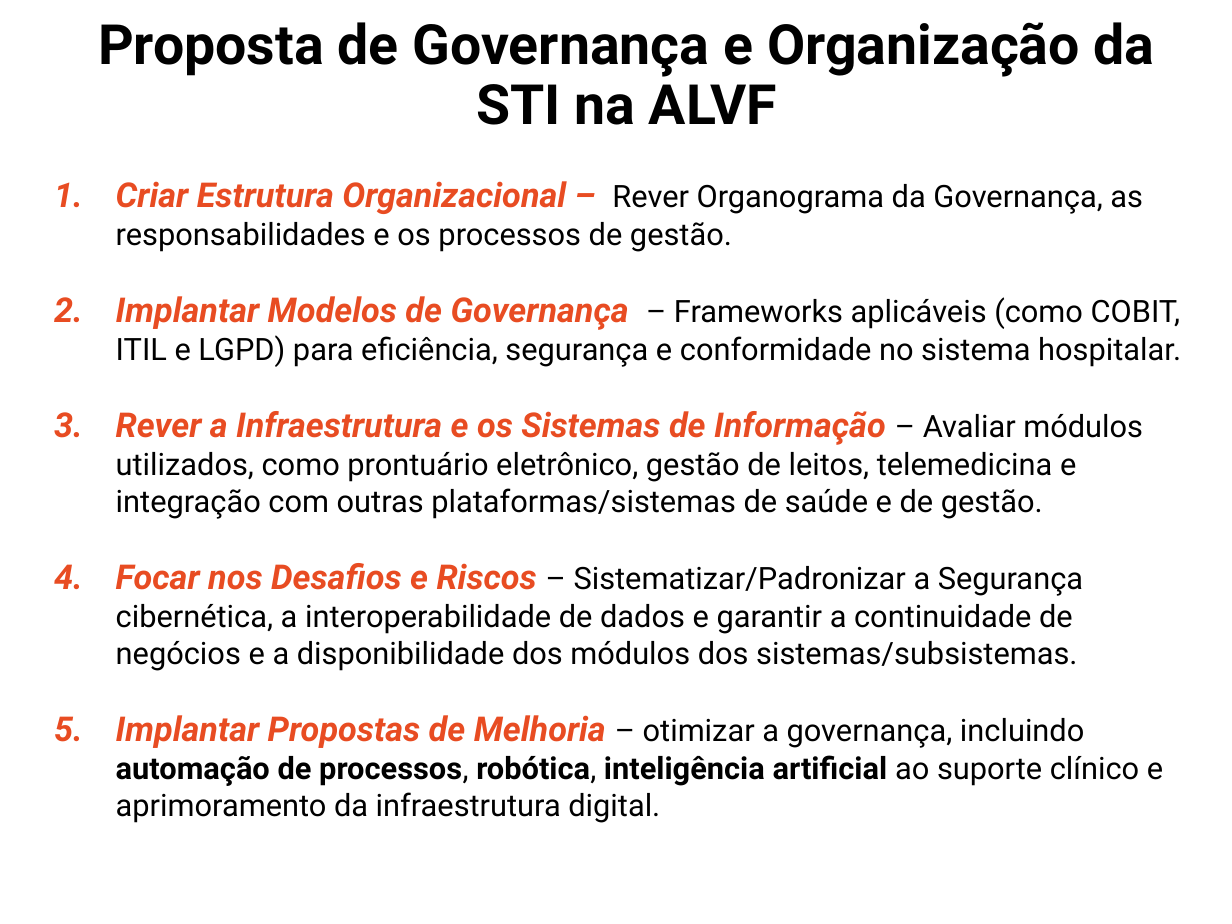
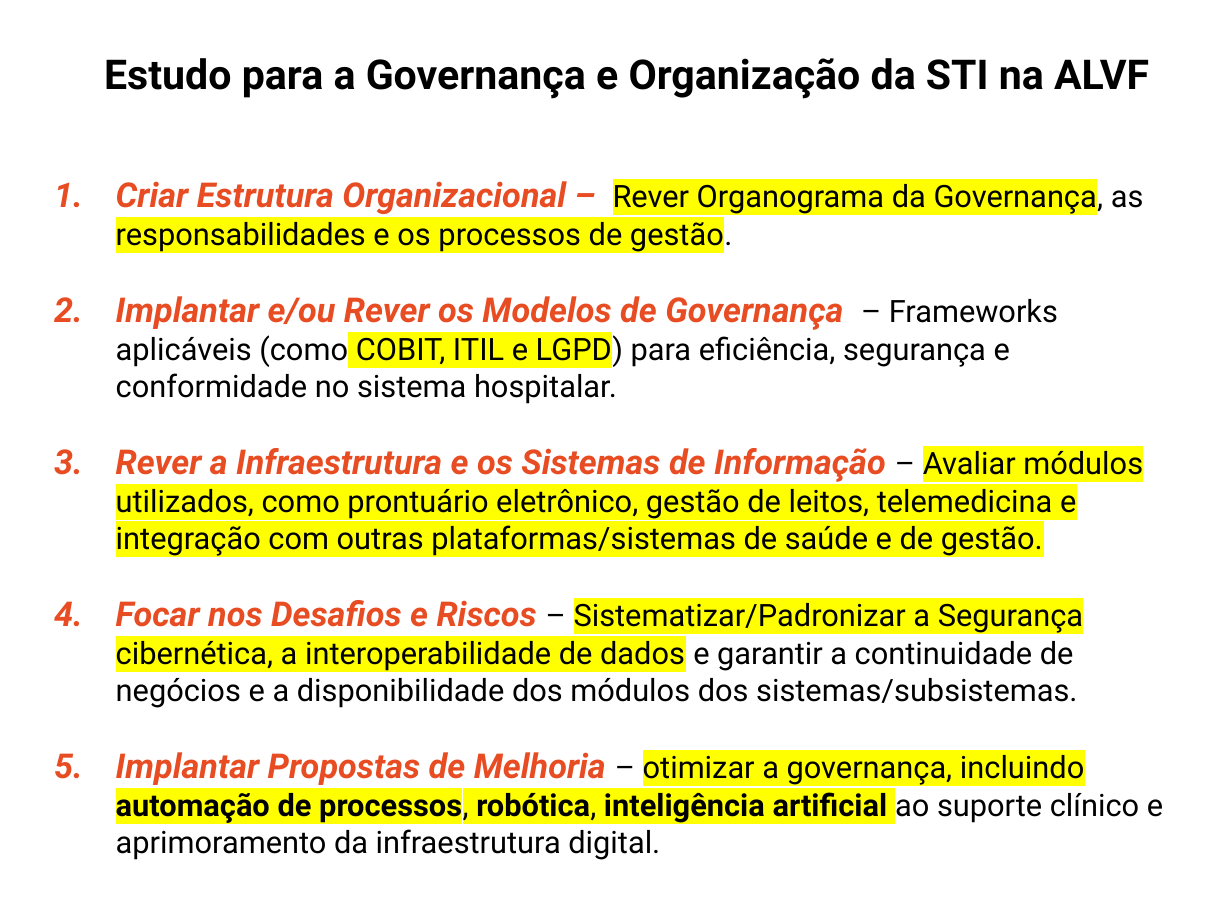
Before and after one commit to ProjetosALVF/ALVF_ProspeccaoGestao_TI, a slide deck: slide 12 of ALVF_Organizacional_ConselhoDe Administracao_Fev_2025/Estrutura_OrganizacionalGovernançaDeTI_ALVF.pptx. Drawn at 1232x924 pixels with LibreOffice and Linux fonts; fonts in the diff are those of the drawing. Boxes give left, top, right and bottom in pixels: in the first picture for what was removed or moved away, otherwise in the second. Text is boxed around its words. In the diff, an @@ line names an element or a change of style, - is before the commit and + after.

```diff
--- a/ALVF_Organizacional_ConselhoDe Administracao_Fev_2025/Estrutura_OrganizacionalGovernançaDeTI_ALVF.pptx
+++ b/ALVF_Organizacional_ConselhoDe Administracao_Fev_2025/Estrutura_OrganizacionalGovernançaDeTI_ALVF.pptx
@@ title at (104, 58, 1149, 99): text changed; size 32.4 to 24 pt @@
-Proposta de Governança e Organização da STI na ALVF
+Estudo para a Governança e Organização da STI na ALVF
@@ text at (116, 179, 1163, 860): highlight none to #FFFF00 in "Rever Organograma da Governança, responsabilidades e os ...", "Avaliar módulos utilizados, como prontuário eletrônico, gest ...", "Sistematizar/Padronizar a Segurança cibernética, a interoper ...", "otimizar a governança, incluindo automação de processos, ..." @@
@@ text at (116, 296, 1058, 404): text changed @@
-2. Implantar Modelos de Governança – Frameworks aplicáveis (como COBIT, ITIL e LGPD) para eficiência, segurança e conformidade no sistema hospitalar.
+2. Implantar e/ou Rever os Modelos de Governança – Frameworks aplicáveis (como COBIT, ITIL e LGPD) para eficiência, segurança e conformidade no sistema hospitalar.
```
Also in this commit, not shown: 10 other slides changed, 5 other files.
